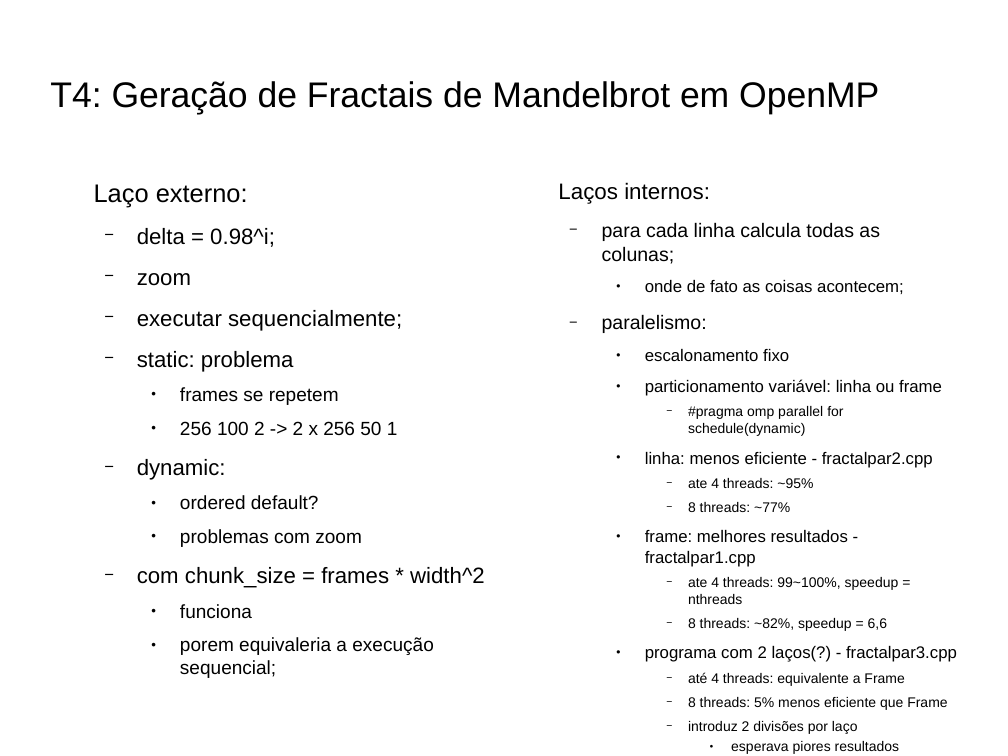
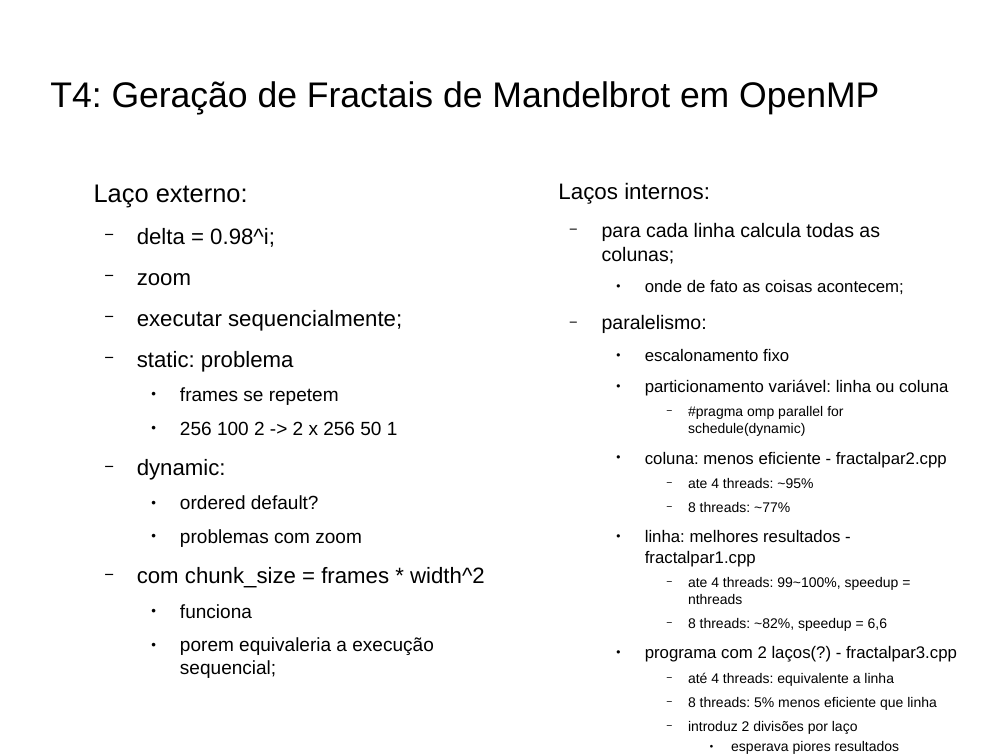
Before and after one commit to lokijuhygb/elc139-2019a, a slide deck: slide 2 of trabalhos/t4/fractalslides.odp. Drawn at 1008x756 pixels with LibreOffice and Linux fonts; fonts in the diff are those of the drawing. Boxes give left, top, right and bottom in pixels: in the first picture for what was removed or moved away, otherwise in the second. Text is boxed around its words. In the diff, an @@ line names an element or a change of style, - is before the commit and + after.

Commit message:
correcao slide

```diff
--- a/trabalhos/t4/fractalslides.odp
+++ b/trabalhos/t4/fractalslides.odp
@@ text at [645,379,948,396]: text changed @@
-    ● particionamento variável: linha ou frame
+    ● particionamento variável: linha ou coluna
@@ text at [645,452,947,468]: text changed @@
-    ● linha: menos eficiente - fractalpar2.cpp
+    ● coluna: menos eficiente - fractalpar2.cpp
@@ text at [645,530,840,567]: text changed @@
-    ● frame: melhores resultados - fractalpar1.cpp
+    ● linha: melhores resultados - fractalpar1.cpp
@@ text at [688,672,937,710]: text changed @@
-      − até 4 threads: equivalente a Frame
-      − 8 threads: 5% menos eficiente que Frame
+      − até 4 threads: equivalente a linha
+      − 8 threads: 5% menos eficiente que linha
```
Also in this commit, not shown: 2 other files.
